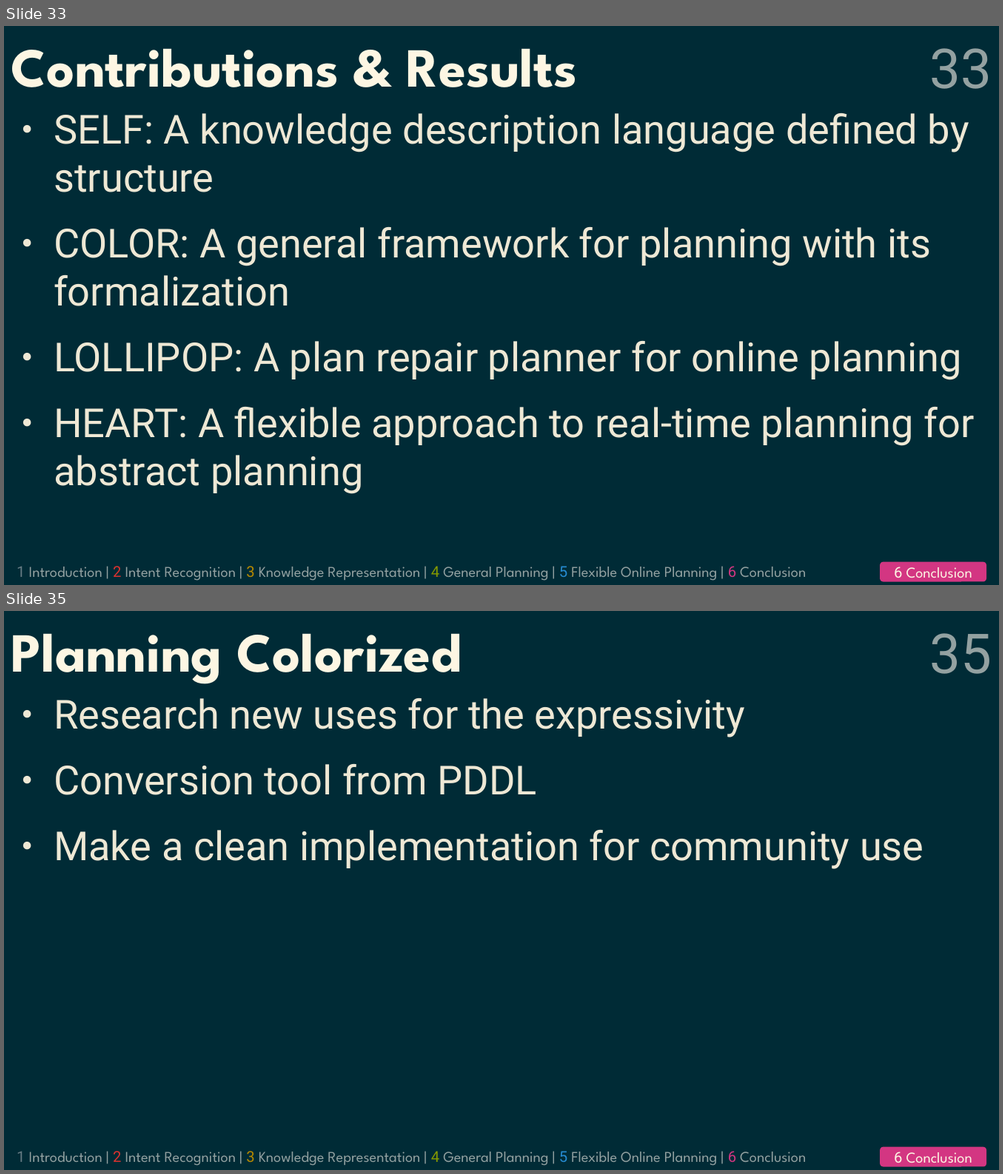
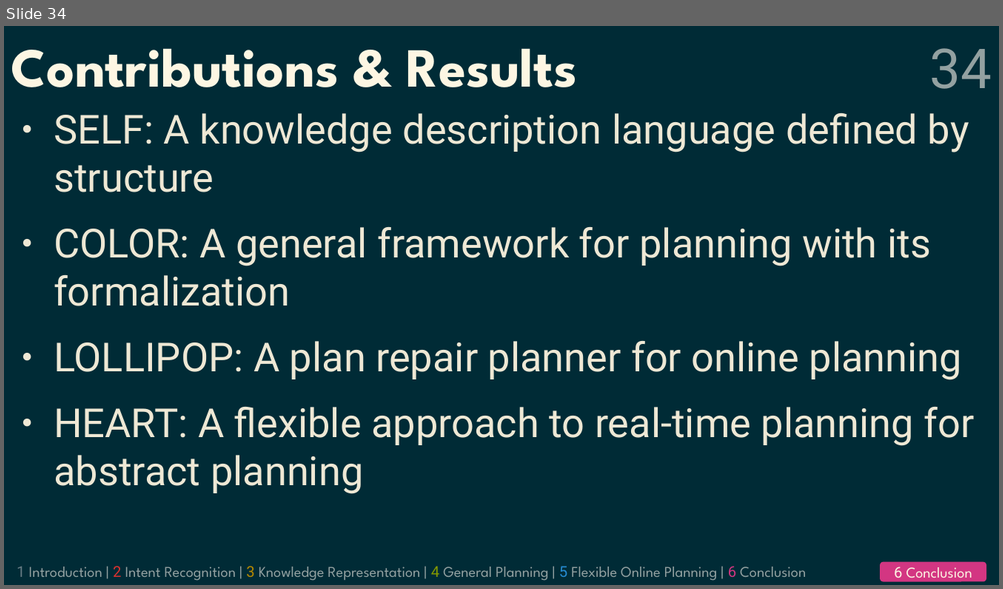
Before and after one commit to grea09/gennio, a slide deck: doc/defense.odp. Shown one above the other, each under a label of ours: slides 33 and 35 before the commit, slide 34 after it; the slides between them are not shown. The pictures are 1003x1174 and 1003x589 pixels, drawn with LibreOffice and Linux fonts; fonts in the diff are those of the drawing. Boxes give left, top, right and bottom in pixels: in the first picture for what was removed or moved away, otherwise in the second. Text is boxed around its words. In the diff, an @@ line names an element or a change of style, - is before the commit and + after.

```diff
--- a/doc/defense.odp
+++ b/doc/defense.odp
@@ slide 35 removed at (x1=4, y1=611, x2=999, y2=1170), background #002B36; not listed: 1 template element that a slide beside it also shows @@
@@ title removed at (x1=11, y1=633, x2=461, y2=684) @@
-Planning Colorized
@@ page number removed at (x1=929, y1=633, x2=991, y2=674) @@
-35
@@ text removed at (x1=54, y1=698, x2=924, y2=869) @@
-● Research new uses for the expressivity
-● Conversion tool from PDDL
-● Make a clean implementation for community use
@@ rounded rectangle removed at (x1=880, y1=1147, x2=987, y2=1167) @@
-6 Conclusion
@@ what was slide 33 is now slide 34 @@
@@ page number at (x1=929, y1=48, x2=991, y2=89): text changed @@
-33
+34
```
Also in this commit, not shown: 4 slides changed, 1 other slide removed, 3 other files.
